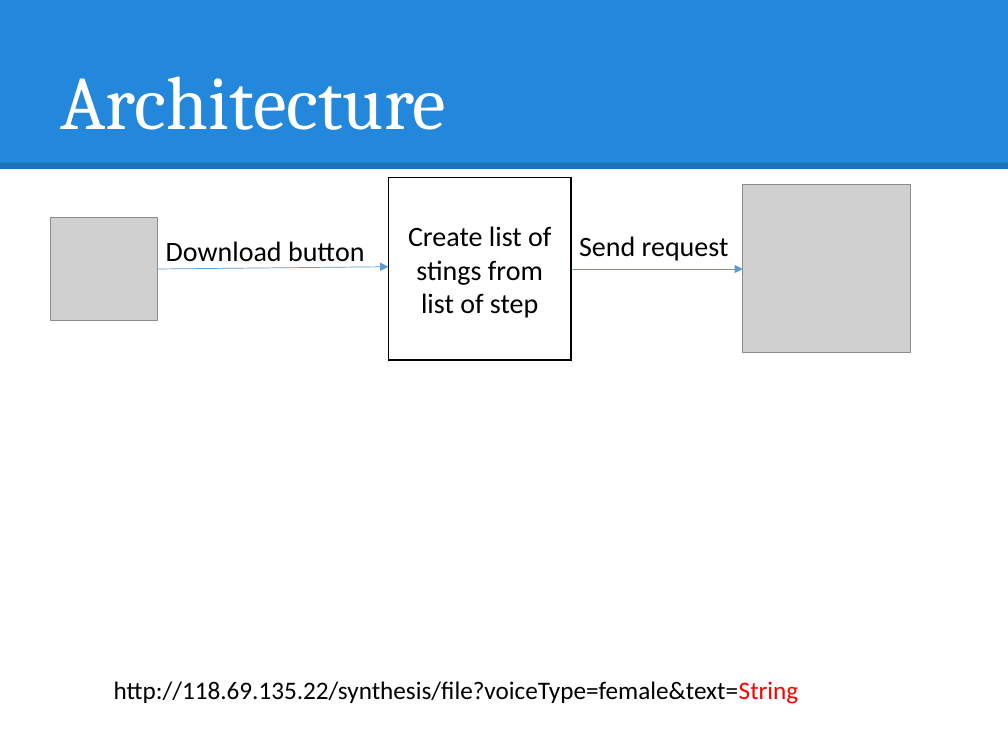
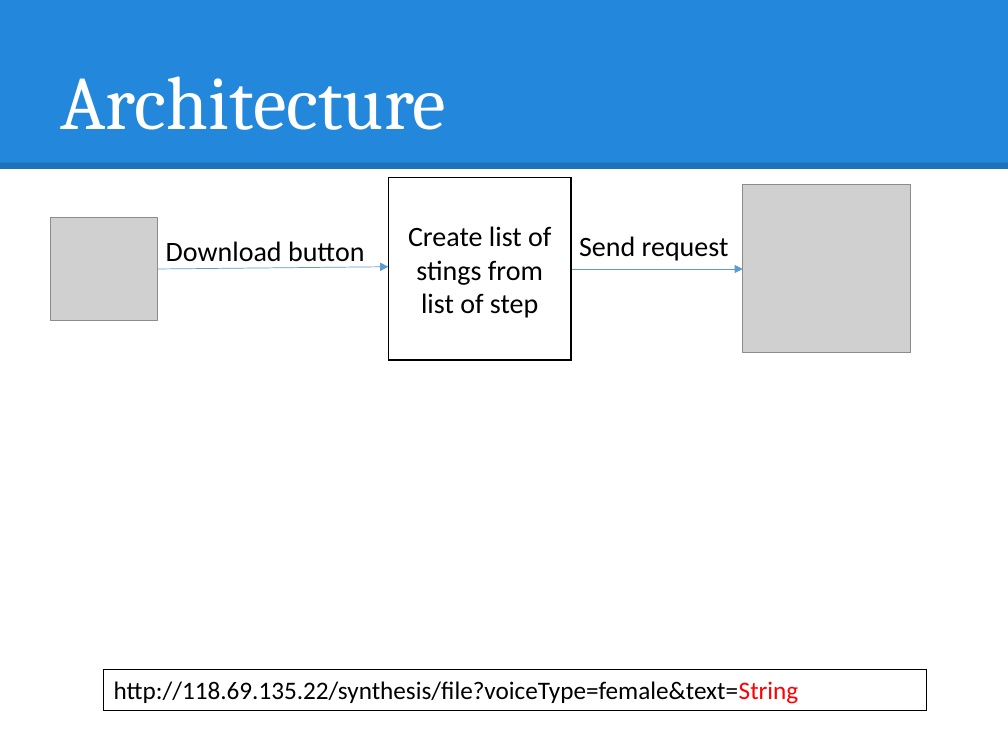
Before and after one commit to hqt/street-router, a slide deck: slide 7 of Document/presentation/nam/8 voice notify.pptx (slide 9 before the commit). Drawn at 1008x756 pixels with LibreOffice and Linux fonts; fonts in the diff are those of the drawing; grey boxes stand for pictures. Boxes give left, top, right and bottom in pixels: in the first picture for what was removed or moved away, otherwise in the second. Text is boxed around its words. In the diff, an @@ line names an element or a change of style, - is before the commit and + after.

```diff
--- a/Document/presentation/nam/8 voice notify.pptx
+++ b/Document/presentation/nam/8 voice notify.pptx
@@ rectangle "http://118.69.135.22/synthesis/file?voiceType=female&text=St ...": place and size @@
-rectangle "http://118.69.135.22/synthesis/file?voiceType=female&text=St ..." at (114,681,799,704)
+rectangle "http://118.69.135.22/synthesis/file?voiceType=female&text=St ..." at (104,669,926,710)
@@ rectangle "http://118.69.135.22/synthesis/file?voiceType=female&text=St ..." at (104,669,926,710): outline none to #000000 0.75 pt @@
```
Also in this commit, not shown: 1 other slide changed, 2 slides added, 4 slides removed, 5 other files.
